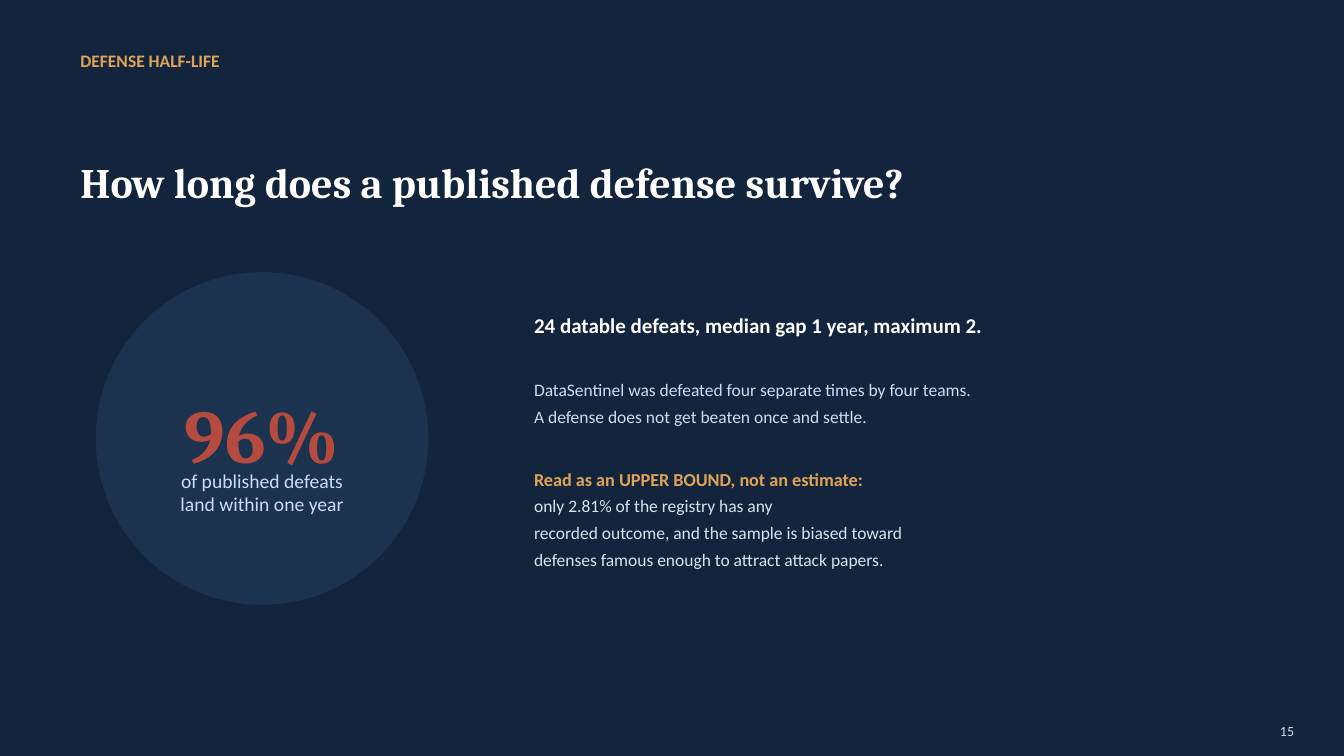
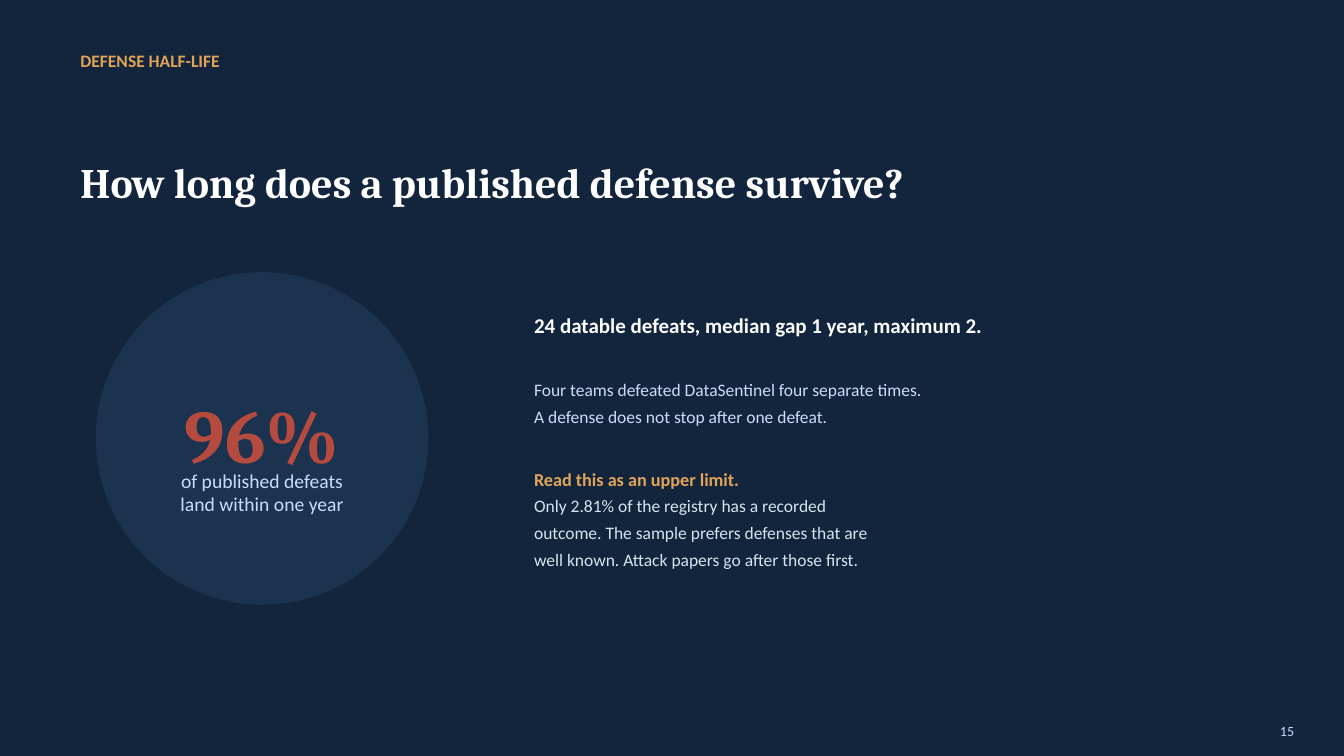
Before and after one commit to Nyamtulla/context_poison, a slide deck: slide 15 of context_sok_results_presentation.pptx. Drawn at 1344x756 pixels with LibreOffice and Linux fonts; fonts in the diff are those of the drawing. Boxes give left, top, right and bottom in pixels: in the first picture for what was removed or moved away, otherwise in the second. Text is boxed around its words. In the diff, an @@ line names an element or a change of style, - is before the commit and + after.

```diff
--- a/context_sok_results_presentation.pptx
+++ b/context_sok_results_presentation.pptx
@@ text at (534,384,922,569): text changed @@
-DataSentinel was defeated four separate times by four teams.
-A defense does not get beaten once and settle.
-Read as an UPPER BOUND, not an estimate:
-only 2.81% of the registry has any
-recorded outcome, and the sample is biased toward
-defenses famous enough to attract attack papers.
+Four teams defeated DataSentinel four separate times.
+A defense does not stop after one defeat.
+Read this as an upper limit.
+Only 2.81% of the registry has a recorded
+outcome. The sample prefers defenses that are
+well known. Attack papers go after those first.
```
Also in this commit, not shown: 19 other slides changed, 4 slides added, 5 other files.
